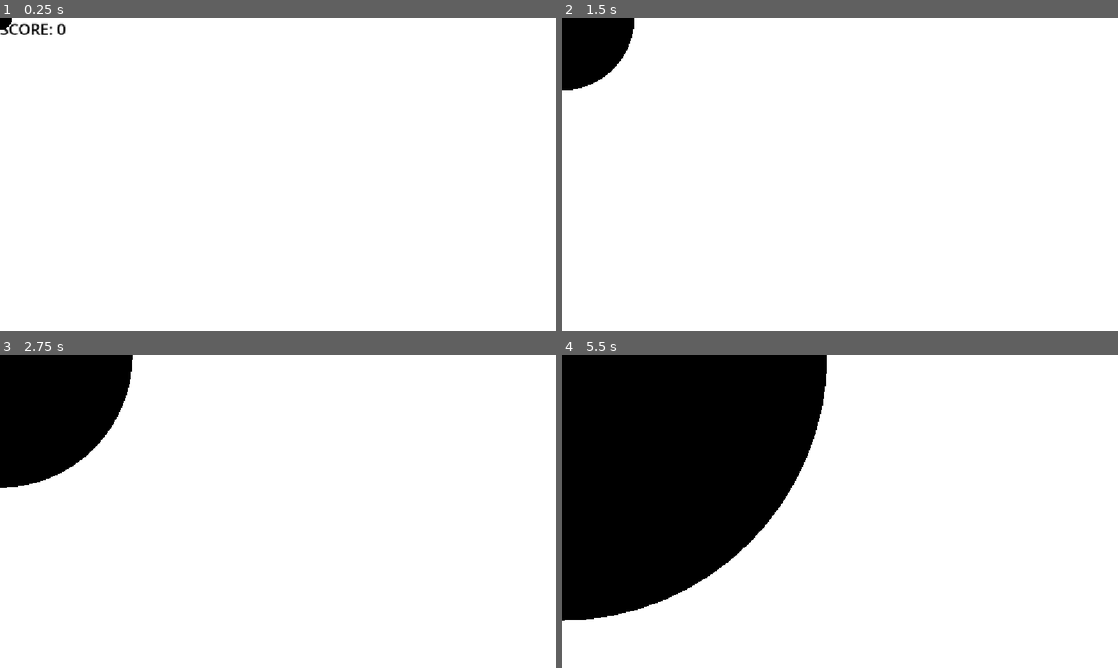
Above: before the commit, frames 1-4 (two rows, left to right).
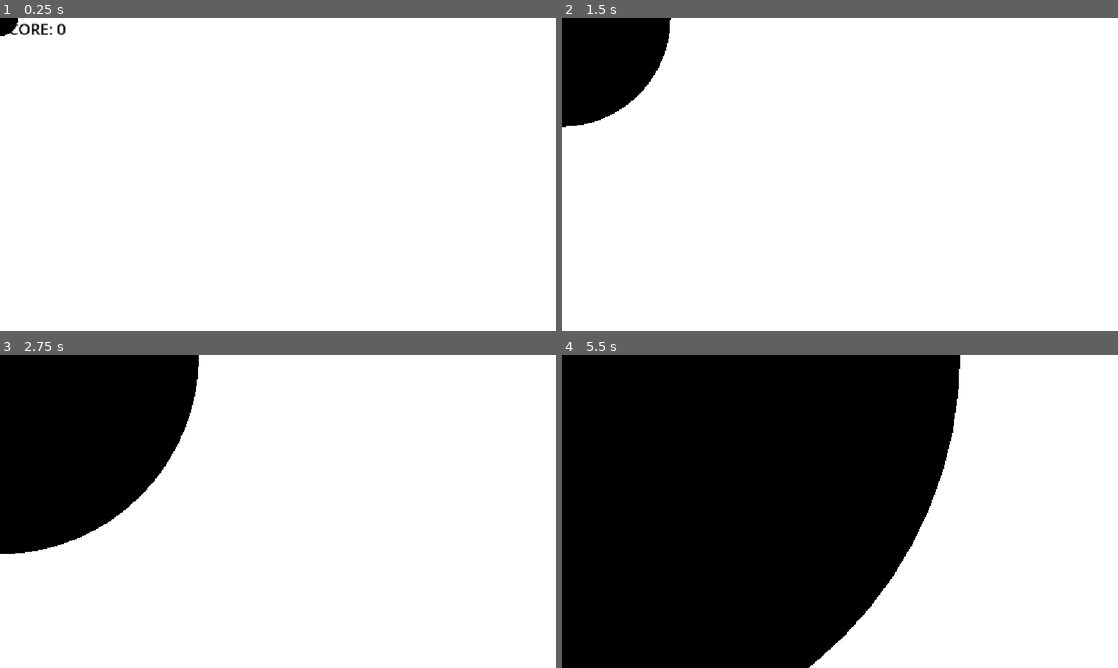
Above: after the commit, the same moments.

Repository: first-uninteresting-username/pointful-game
Game: Godot game, scene res://main.tscn
The game is run twice, just before and just after one commit, with the same random seed, the same clock (stepped at 60 frames per second) and the same inputs.
Inputs (mouse positions are in pixels of both pictures, inside the frame that each line leads up to):
- Up to frame 1 (0.25 s): no input
- Up to frame 2 (1.5 s): tap Enter at 0.5 s; move the mouse to (962, 158) at 0.52 s; hold Right 0.53-1.28 s; tap Alt at 0.6 s; click (962, 158) at 0.67 s; move the mouse to (728, 190) at 1.27 s; hold Down from 1.28 s (still down); tap Shift at 1.35 s; click (728, 190) at 1.42 s
- Up to frame 3 (2.75 s): move the mouse to (333, 442) at 2.02 s; release Down at 2.03 s; hold Right from 2.03 s (still down); tap Alt at 2.1 s; click (333, 442) at 2.17 s
- Up to frame 4 (5.5 s): move the mouse to (812, 574) at 2.77 s; release Right at 2.78 s; hold Up 2.78-3.53 s; tap Shift at 2.85, 4.35 s; click (812, 574) at 2.92 s; move the mouse to (1006, 558) at 3.52 s; hold Left 3.53-5.03 s; tap Alt at 3.6, 5.1 s; click (1006, 558) at 3.67 s; move the mouse to (673, 464) at 4.27 s; click (673, 464) at 4.42 s; move the mouse to (867, 511) at 5.02 s; hold Down from 5.03 s (still down); click (867, 511) at 5.17 s

The runs differ from the first frame. In frame 1, less than 0.1% of the frame differs, in the area x 0-4%, y 0-6%; in frame 2, 2.9%; in frame 3, 9.9%; in frame 4, 32%, in the area x 0-72%, y 0-100%.

Commit message:
feat: connect scoring

Diff:
--- a/collision_shape_2d.gd
+++ b/collision_shape_2d.gd
@@ -8,7 +8,7 @@
 
 # Called every frame. 'delta' is the elapsed time since the previous frame.
 func _process(delta: float) -> void:
-	shape.radius = shape.radius + delta * 100
+	shape.radius = shape.radius + delta * 150
 	queue_redraw()
 
 func _draw() -> void:
--- a/main.gd
+++ b/main.gd
@@ -4,6 +4,10 @@
 
 var score: float = 0
 
-func add_score(add: float) -> void:
+func _ready() -> void:
+	$Point.add_score.connect(_on_add_score)
+
+func _on_add_score(add: float) -> void:
 	score = score + add
+	score = snapped(score, 0.01)
 	score_label.text = "Score: " + str(score)
--- a/point.gd
+++ b/point.gd
@@ -1,6 +1,19 @@
 extends CharacterBody2D
 
+signal add_score(add: float)
+
+@onready var collision_shape: CollisionShape2D = $CollisionShape2D
 
 func _input_event(viewport, event, shape_idx) -> void:
 	if event is InputEventMouseButton and event.button_index == MOUSE_BUTTON_LEFT and event.is_pressed():
-		print("clicked!")
+		calculate_and_emit_add_score(get_radius())
+
+func calculate_and_emit_add_score(radius: float) -> void:
+	var score: float = max(200/radius, 1)
+	print(score)
+	add_score.emit(score)
+
+
+func get_radius() -> float:
+		var circle := collision_shape.shape as CircleShape2D
+		return circle.radius
